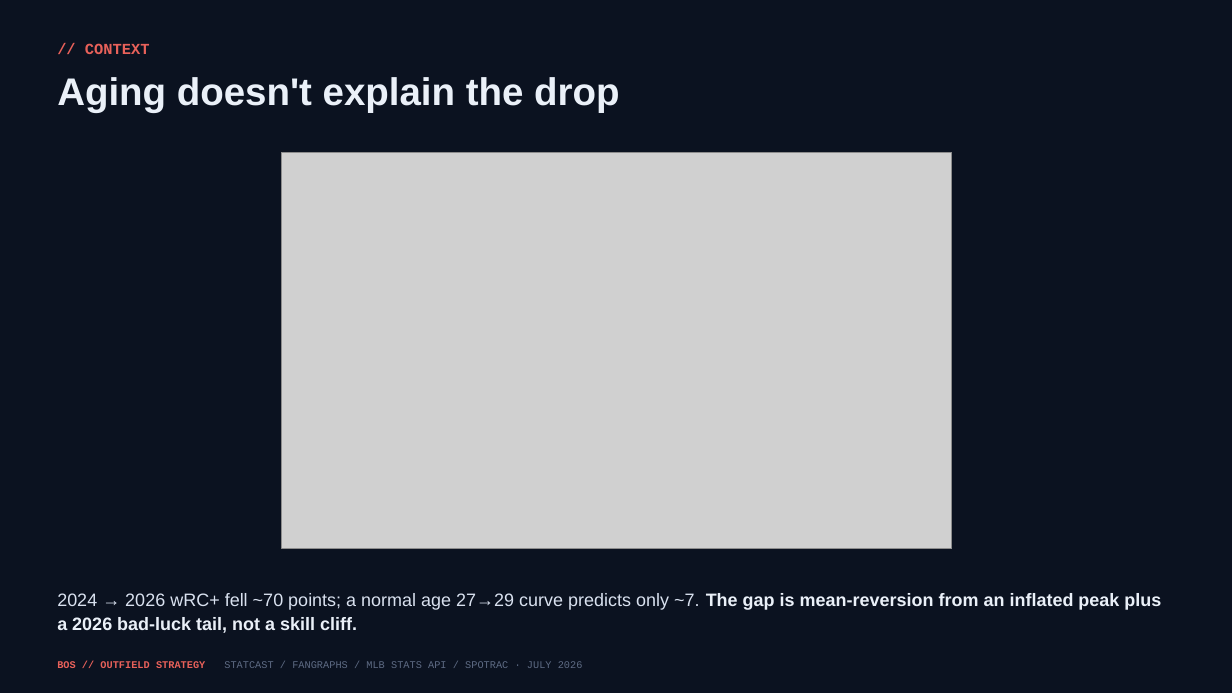
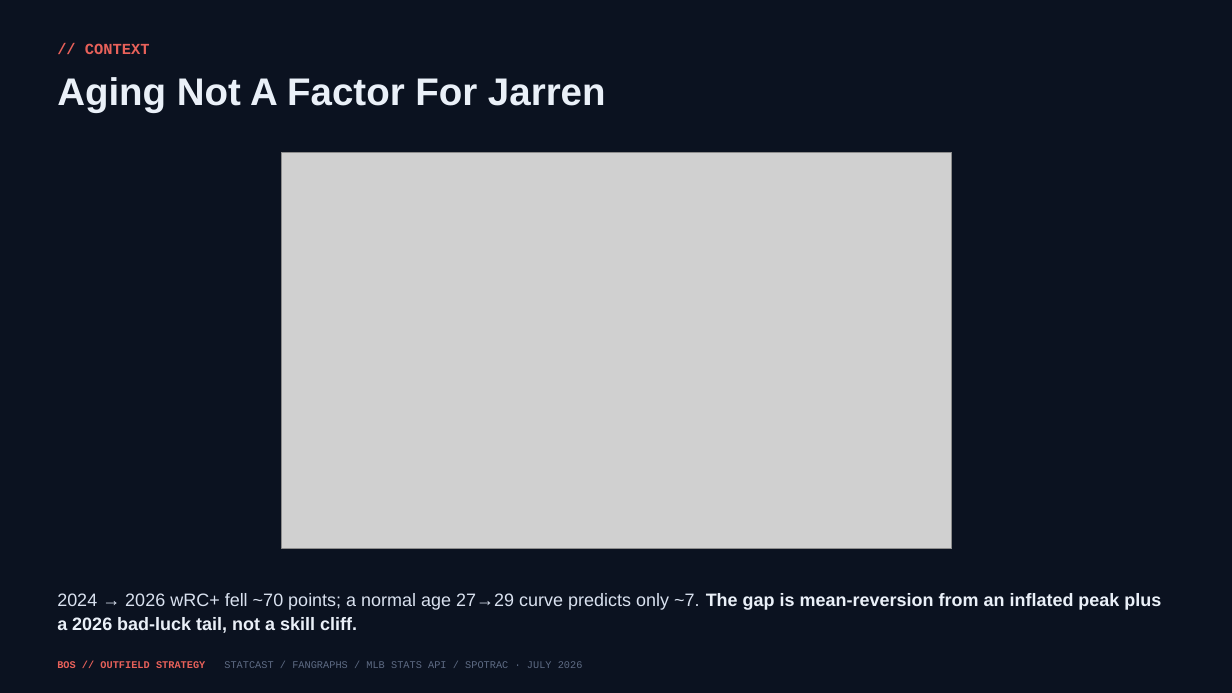
Before and after one commit to justinloo12/jarren-duran-outlier-analysis, a slide deck: slide 9 of outputs/Red_Sox_Trade_Deadline.pptx. Drawn at 1232x693 pixels with LibreOffice and Linux fonts; fonts in the diff are those of the drawing; grey boxes stand for pictures. Boxes give left, top, right and bottom in pixels: in the first picture for what was removed or moved away, otherwise in the second. Text is boxed around its words. In the diff, an @@ line names an element or a change of style, - is before the commit and + after.

```diff
--- a/outputs/Red_Sox_Trade_Deadline.pptx
+++ b/outputs/Red_Sox_Trade_Deadline.pptx
@@ text at box(57, 77, 606, 112): text changed @@
-Aging doesn't explain the drop
+Aging Not A Factor For Jarren
```
Also in this commit, not shown: 11 other slides changed, 1 slide added, 1 slide removed, 3 other files.
